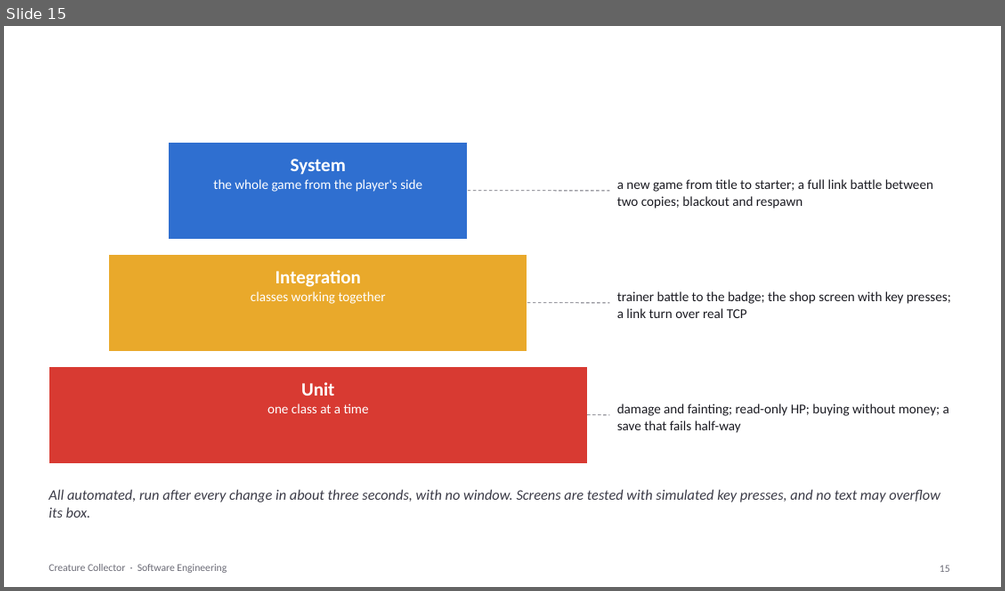
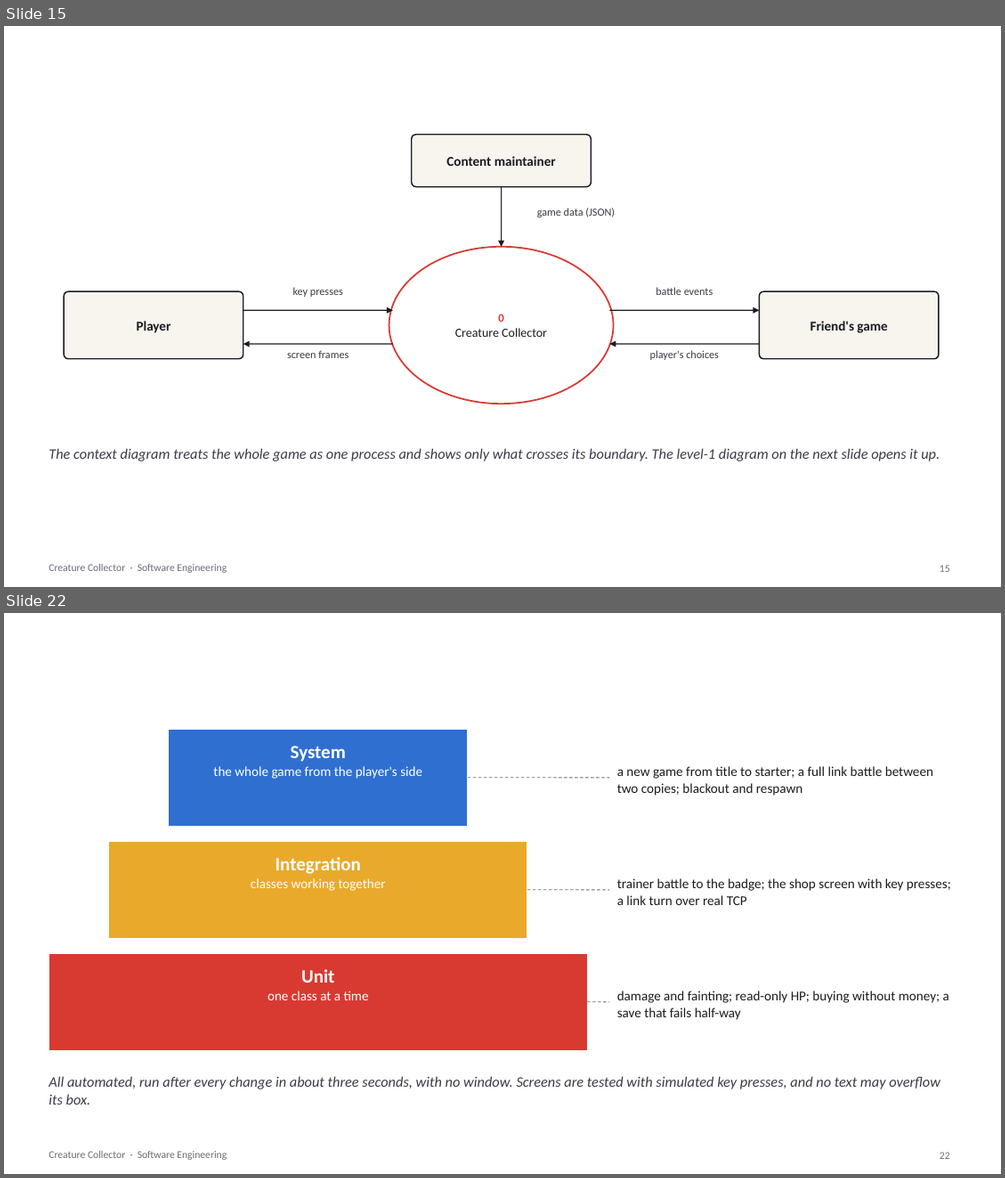
Before and after one commit to psdoom14/creature-collector, a slide deck: docs/se/CreatureCollector-SE.pptx. Shown one above the other, each under a label of ours: slide 15 before the commit, slides 15 and 22 after it; the slides between them are not shown. The pictures are 1005x591 and 1005x1178 pixels, drawn with LibreOffice and Linux fonts; fonts in the diff are those of the drawing; background and template pictures are left out. Boxes give left, top, right and bottom in pixels: in the first picture for what was removed or moved away, otherwise in the second. Text is boxed around its words. In the diff, an @@ line names an element or a change of style, - is before the commit and + after.

```diff
--- a/docs/se/CreatureCollector-SE.pptx
+++ b/docs/se/CreatureCollector-SE.pptx
@@ slide 15 added at [4,26,1001,587], background picture (left out); not listed: 1 template element that a slide beside it also shows @@
@@ title added at [48,37,864,95], 30 pt, text #FFFFFF, bold @@
+Structured analysis: data flow diagram, level 0
@@ rounded rectangle added at [412,135,591,187], fill #F7F5EE, outline #1B1B22 1.25 pt @@
@@ text added at [446,156,556,166], 13 pt, text #1B1B22, bold @@
+Content maintainer
@@ arrow added from (502, 187) to (502, 247), #1B1B22 1 pt @@
@@ text added at [537,208,615,217], 10.5 pt, text #3A3A46 @@
+game data (JSON)
@@ ellipse added at [389,247,614,403], fill #FFFFFF, outline #D83A32 1.5 pt @@
@@ rounded rectangle added at [64,291,243,359], fill #F7F5EE, outline #1B1B22 1.25 pt @@
@@ text added at [293,287,343,297], 10.5 pt, text #3A3A46 @@
+key presses
@@ text added at [655,287,713,295], 10.5 pt, text #3A3A46 @@
+battle events
@@ rounded rectangle added at [760,291,938,359], fill #F7F5EE, outline #1B1B22 1.25 pt @@
@@ arrow added from (243, 310) to (393, 310), #1B1B22 1 pt @@
@@ text added at [455,313,547,337], 12 pt, text #1B1B22 @@
+0
+Creature Collector
@@ arrow added from (610, 310) to (760, 310), #1B1B22 1 pt @@
@@ text added at [137,321,171,333], 13 pt, text #1B1B22, bold @@
+Player
@@ arrow added from (393, 344) to (243, 344), #1B1B22 1 pt @@
@@ arrow added from (760, 344) to (610, 344), #1B1B22 1 pt @@
@@ text added at [810,321,887,333], 13 pt, text #1B1B22, bold @@
+Friend's game
@@ text added at [287,350,348,358], 10.5 pt, text #3A3A46 @@
+screen frames
@@ text added at [650,350,719,360], 10.5 pt, text #3A3A46 @@
+player's choices
@@ text added at [48,448,939,461], 14 pt, text #3A3A46, italic @@
+The context diagram treats the whole game as one process and shows only what crosses its boundary. The level-1 diagram on the next slide opens it up.
@@ page number added at [939,564,950,572], 10 pt, text #6B6B76 @@
+15
@@ what was slide 15 is now slide 22 @@
@@ page number at [939,1151,950,1159]: text changed @@
-15
+22
```
Also in this commit, not shown: 2 slides changed, 9 other slides added, 3 other files.
